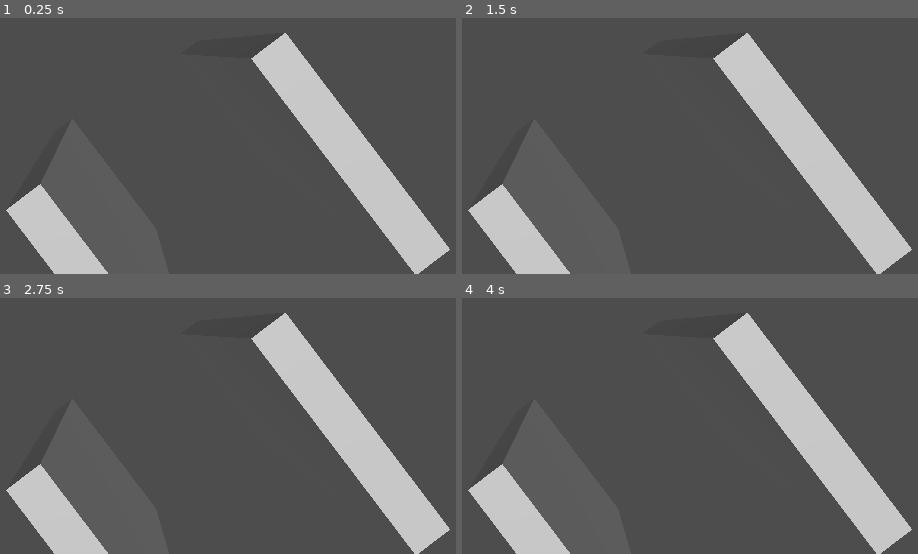
Above: before the commit, frames 1-4 (two rows, left to right).
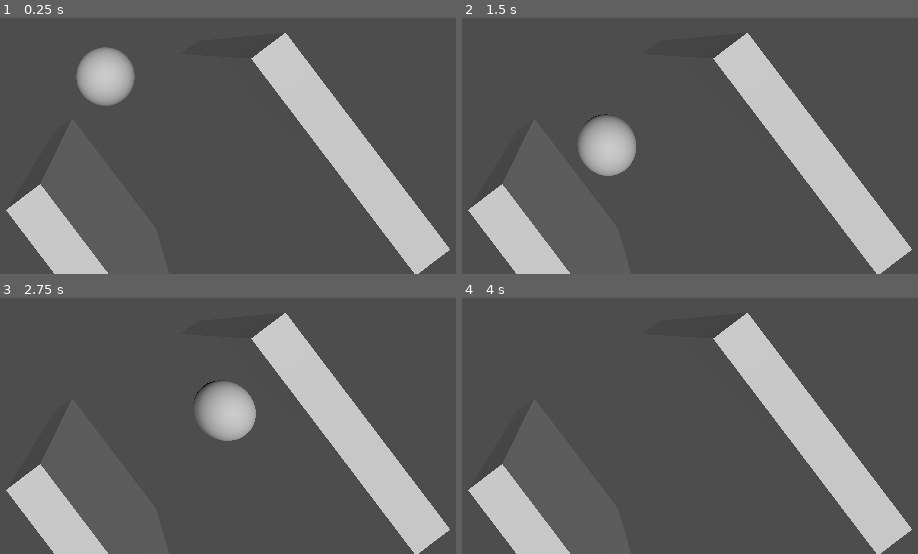
Above: after the commit, the same moments.

Repository: Hertog-lab/GameJamReflection
Game: Godot game, scene res://LukeNode.tscn
The game is run twice, just before and just after one commit, with the same random seed, the same clock (stepped at 60 frames per second) and the same inputs.
Inputs:
- Up to frame 1 (0.25 s): no input
- Up to frame 2 (1.5 s): no input
- Up to frame 3 (2.75 s): no input
- Up to frame 4 (4 s): tap Enter at 3.5 s

The runs differ from the first frame. In frame 1, 2.3% of the frame differs, in the area x 16-30%, y 11-35%; in frame 2, 2.4%; in frame 3, 2.4%, in the area x 42-57%, y 32-56%; in frame 4, nothing differs.

Commit message:
bullet bounce fix

Diff:
--- a/BulletBounce.gd
+++ b/BulletBounce.gd
@@ -17,4 +17,4 @@
 	if body.is_in_group("Wall"):
 		print("bounce")
 	else:
-		body.queue_free()
+		self.queue_free()
--- a/LukeNode.tscn
+++ b/LukeNode.tscn
@@ -42,7 +42,7 @@
 transform = Transform3D(1, 0, 0, 0, 1, 0, 0, 0, 1, 0, 0, 2.51328)
 current = true
 
-[node name="Bullet" type="RigidBody3D" parent="."]
+[node name="Bullet" type="RigidBody3D" parent="." groups=["Wall"]]
 physics_material_override = SubResource("PhysicsMaterial_3av0c")
 gravity_scale = 0.0
 contact_monitor = true
